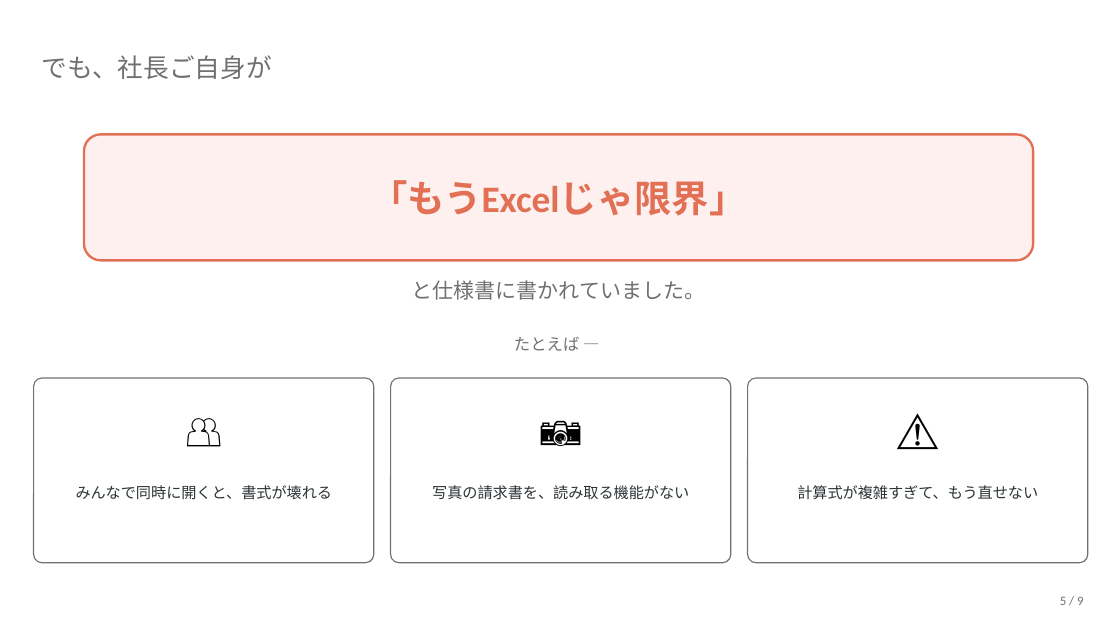
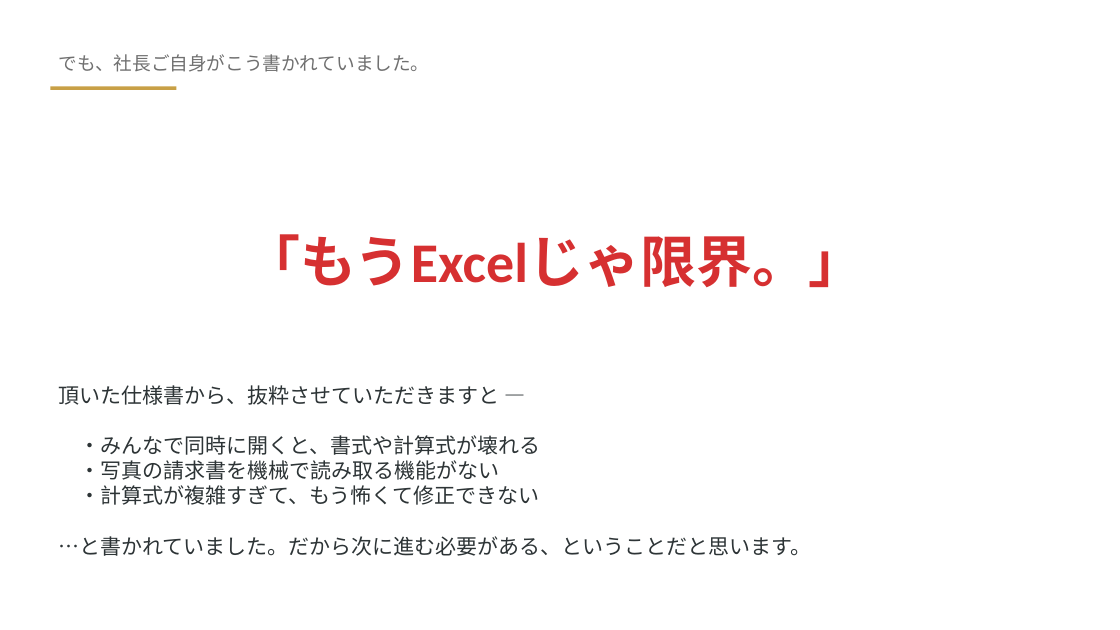
Before and after one commit to lbnakao/grcarsystem, a slide deck: slide 5 of 中道社長向け_資金管理_v10反映ご報告.pptx. Drawn at 1120x630 pixels with LibreOffice and Linux fonts; fonts in the diff are those of the drawing. Boxes give left, top, right and bottom in pixels: in the first picture for what was removed or moved away, otherwise in the second. Text is boxed around its words. In the diff, an @@ line names an element or a change of style, - is before the commit and + after.

```diff
--- a/中道社長向け_資金管理_v10反映ご報告.pptx
+++ b/中道社長向け_資金管理_v10反映ご報告.pptx
@@ text at <box>59,54,430,72</box>: text changed; size 22 to 16 pt @@
-でも、社長ご自身が
+でも、社長ご自身がこう書かれていました。
@@ line added from (50, 88) to (176, 88), #C8A046 3 pt @@
@@ rounded rectangle removed at <box>84,134,1033,260</box> @@
@@ text at <box>245,234,864,287</box>: text changed; size 32 to 48 pt; text colour #E17055 to #D63031 @@
-「もうExcelじゃ限界」
+「もうExcelじゃ限界。」
@@ text removed at <box>514,337,579,351</box> @@
-たとえば —
@@ rounded rectangle removed at <box>34,378,374,563</box> @@
@@ text removed at <box>34,386,374,471</box> @@
-👥
@@ text "頂いた仕様書から、抜粋させていただきますと —" at <box>59,385,812,556</box>: vertical alignment middle to top @@
@@ text at <box>59,385,812,556</box>: text changed; text colour #707070 to #2D3436 @@
-と仕様書に書かれていました。
+頂いた仕様書から、抜粋させていただきますと —
+・みんなで同時に開くと、書式や計算式が壊れる
+・写真の請求書を機械で読み取る機能がない
+・計算式が複雑すぎて、もう怖くて修正できない
+…と書かれていました。だから次に進む必要がある、ということだと思います。
@@ rounded rectangle removed at <box>391,378,731,563</box> @@
@@ text removed at <box>391,386,731,471</box> @@
-📷
@@ rounded rectangle removed at <box>748,378,1088,563</box> @@
@@ text removed at <box>748,386,1088,471</box> @@
-⚠️
@@ text removed at <box>76,485,333,500</box> @@
-みんなで同時に開くと、書式が壊れる
@@ text removed at <box>432,485,689,500</box> @@
-写真の請求書を、読み取る機能がない
@@ text removed at <box>797,485,1038,500</box> @@
-計算式が複雑すぎて、もう直せない
@@ text removed at <box>1060,597,1083,605</box> @@
-5 / 9
```
Also in this commit, not shown: 6 other slides changed, 4 slides added, 2 slides removed, 3 other files.
